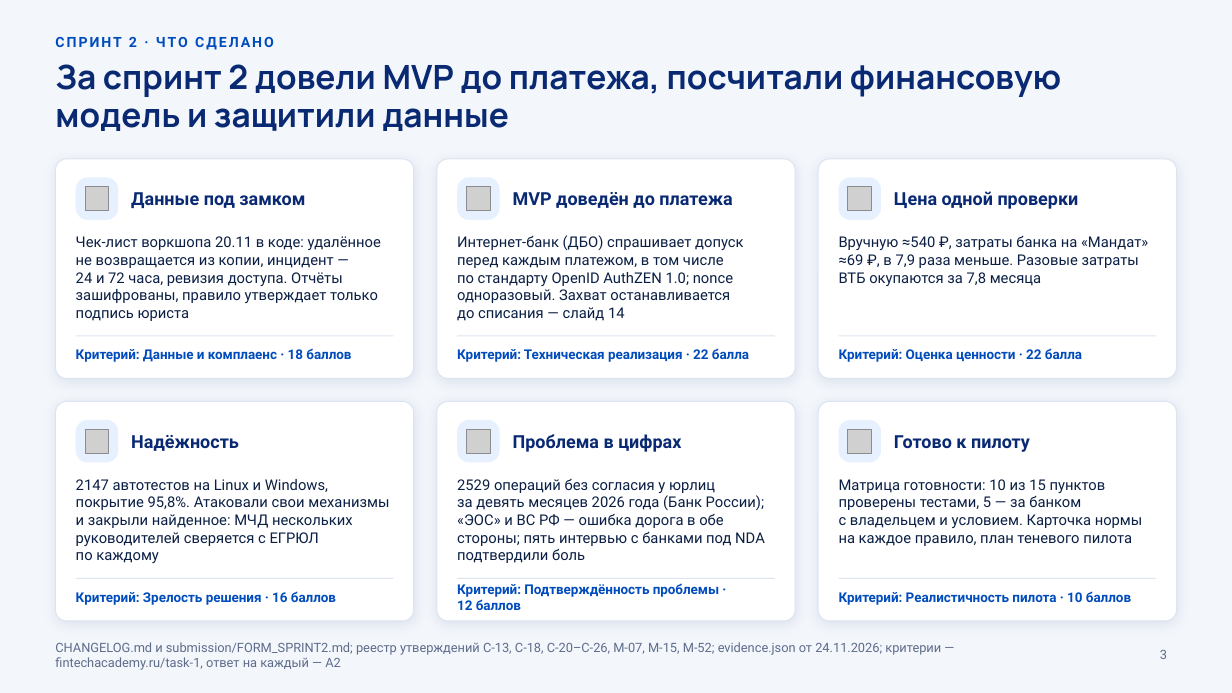
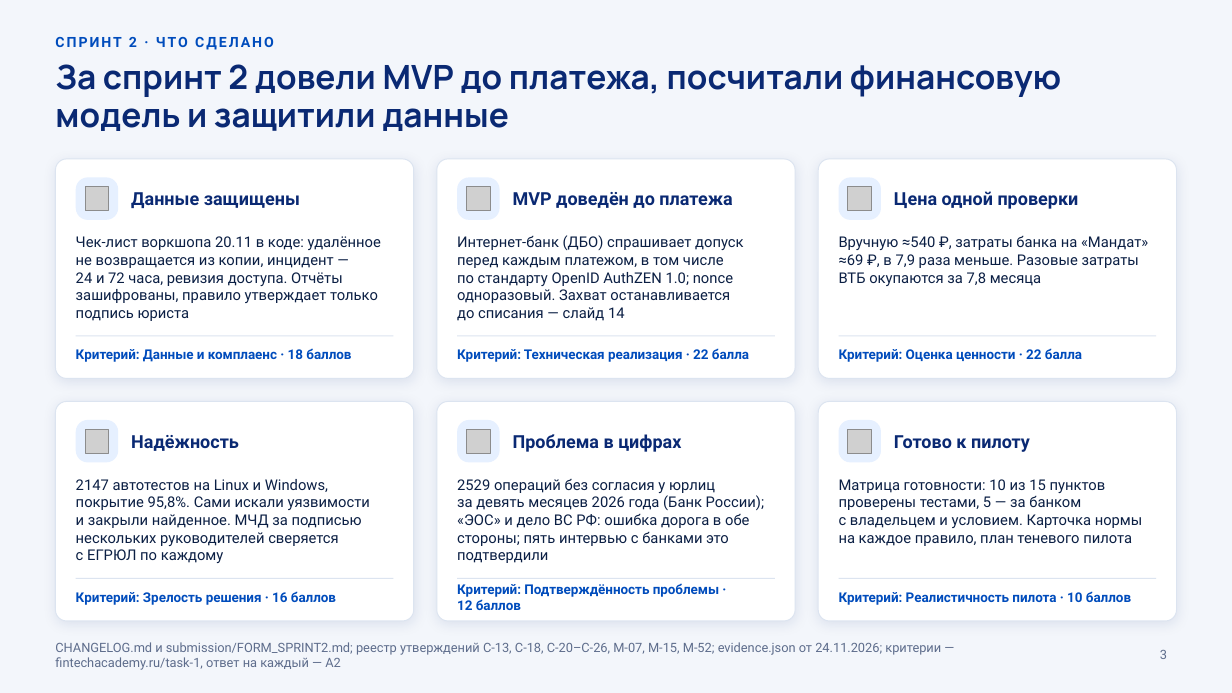
Before and after one commit to KonkovDV/Mandat, a slide deck: slide 3 of submission/slides/Mandat_VTB.pptx. Drawn at 1232x693 pixels with LibreOffice and Linux fonts; fonts in the diff are those of the drawing; grey boxes stand for pictures; background and template pictures are left out. Boxes give left, top, right and bottom in pixels: in the first picture for what was removed or moved away, otherwise in the second. Text is boxed around its words. In the diff, an @@ line names an element or a change of style, - is before the commit and + after.

Commit message:
deck: plainer wording on the sprint, admission, pilot, scale and vision slides
Card heads and bands say who does what in ordinary sentences; the pilot title names the single operation; facts and numbers are unchanged.

```diff
--- a/submission/slides/Mandat_VTB.pptx
+++ b/submission/slides/Mandat_VTB.pptx
@@ text at <box>131,192,300,208</box>: text changed @@
-Данные под замком
+Данные защищены
@@ text at <box>76,479,370,563</box>: text changed @@
-2147 автотестов на Linux и Windows, покрытие 95,8%. Атаковали свои механизмы и закрыли найденное: МЧД нескольких руководителей сверяется с ЕГРЮЛ по каждому
+2147 автотестов на Linux и Windows, покрытие 95,8%. Сами искали уязвимости и закрыли найденное. МЧД за подписью нескольких руководителей сверяется с ЕГРЮЛ по каждому
@@ text at <box>457,479,764,563</box>: text changed @@
-2529 операций без согласия у юрлиц за девять месяцев 2026 года (Банк России); «ЭОС» и ВС РФ — ошибка дорога в обе стороны; пять интервью с банками под NDA подтвердили боль
+2529 операций без согласия у юрлиц за девять месяцев 2026 года (Банк России); «ЭОС» и дело ВС РФ: ошибка дорога в обе стороны; пять интервью с банками это подтвердили
```
Also in this commit, not shown: 4 other slides changed, 14 other files.
